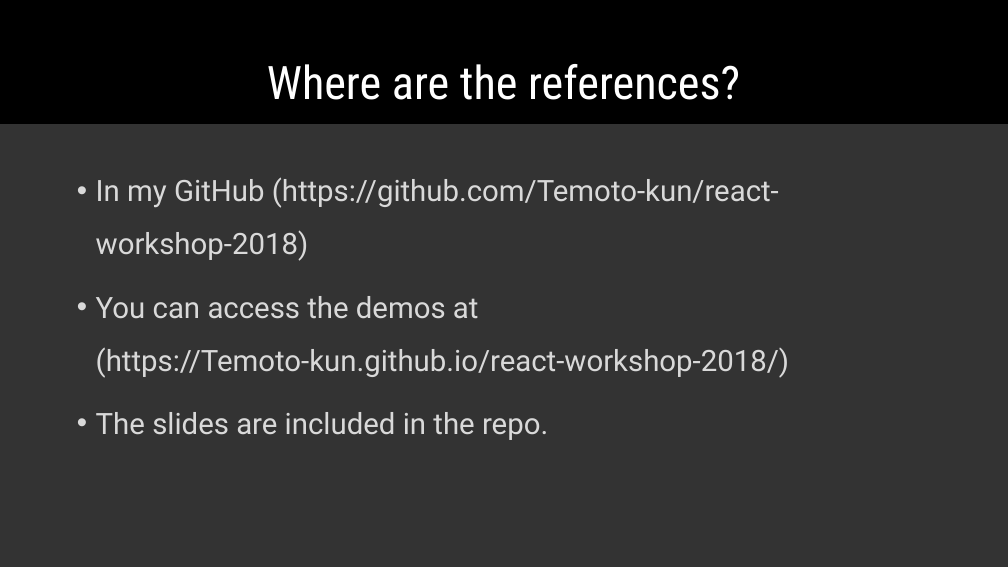
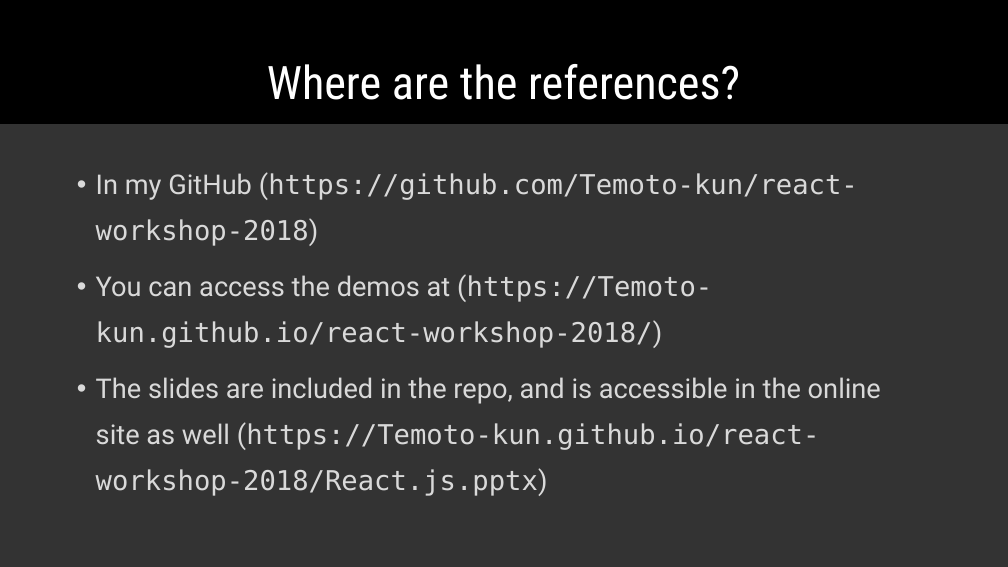
Before and after one commit to Temoto-kun/react-workshop-2018, a slide deck: slide 20 of docs/React.js.pptx. Drawn at 1008x567 pixels with LibreOffice and Linux fonts; fonts in the diff are those of the drawing. Boxes give left, top, right and bottom in pixels: in the first picture for what was removed or moved away, otherwise in the second. Text is boxed around its words. In the diff, an @@ line names an element or a change of style, - is before the commit and + after.

Commit message:
Update slides

```diff
--- a/docs/React.js.pptx
+++ b/docs/React.js.pptx
@@ text at (96, 172, 858, 348): size 28 to 25.9 pt in "In my GitHub (https://github.com/Temoto-kun/react-workshop-2 ...", "You can access the demos at (https://Temoto-kun.github.io/re ..."; font Roboto to DejaVu Sans Mono in "(https://github.com/Temoto-kun/react-workshop-2018)", "(https://Temoto-kun.github.io/react-workshop-2018/)"; line spacing 1.5 to 1.4 @@
@@ text at (96, 377, 881, 496): text changed; size 28 to 25.9 pt @@
-• The slides are included in the repo.
+• The slides are included in the repo, and is accessible in the online site as well (https://Temoto-kun.github.io/react-workshop-2018/React.js.pptx)
```
